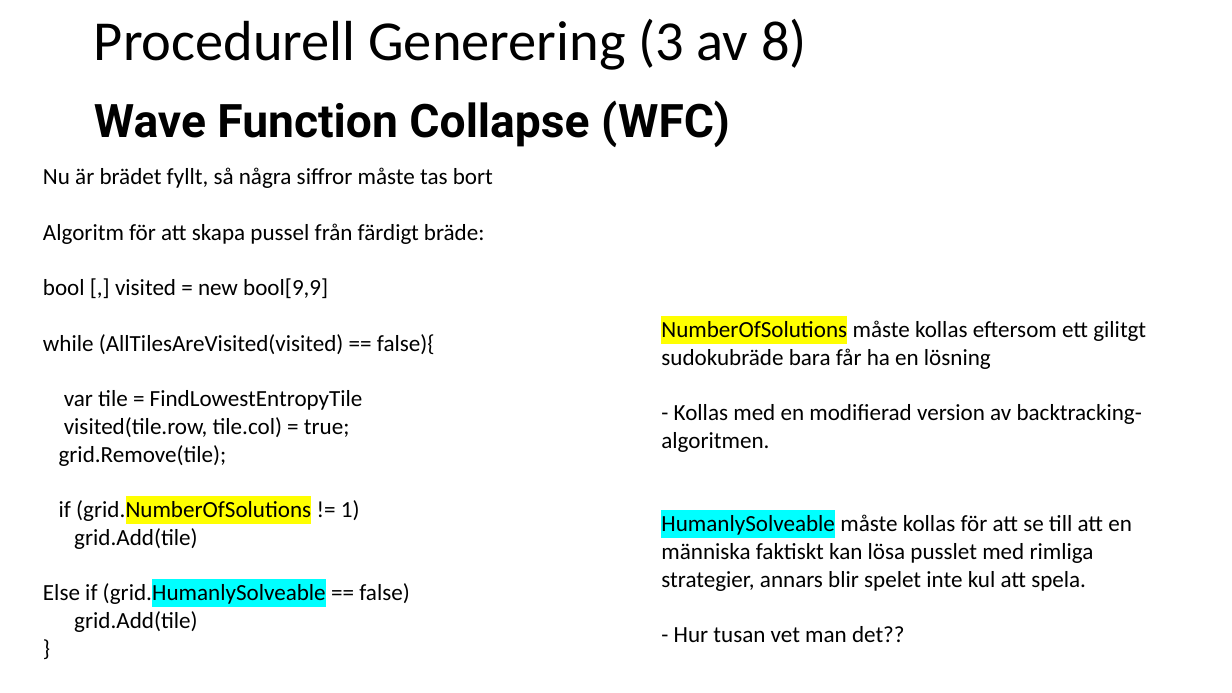
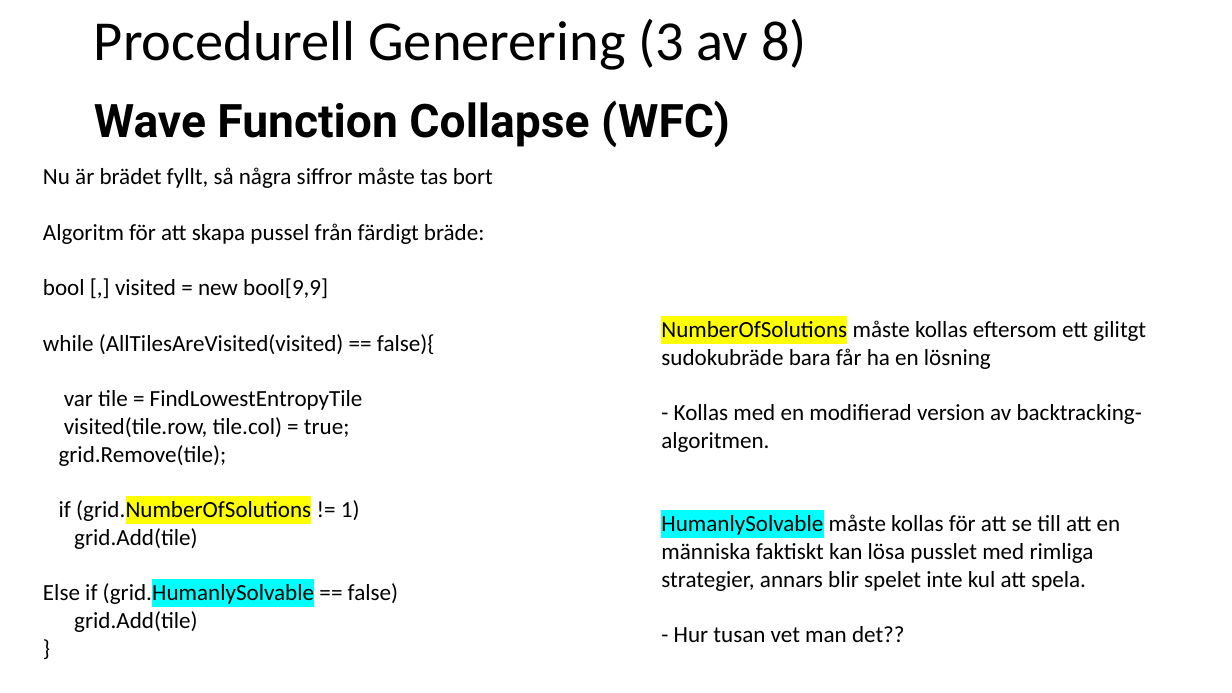
Before and after one commit to pythonpalle/sudoku, a slide deck: slide 6 of Procedurell_Generering_Prototyp.pptx. Drawn at 1232x693 pixels with LibreOffice and Linux fonts; fonts in the diff are those of the drawing. Boxes give left, top, right and bottom in pixels: in the first picture for what was removed or moved away, otherwise in the second. Text is boxed around its words. In the diff, an @@ line names an element or a change of style, - is before the commit and + after.

```diff
--- a/Procedurell_Generering_Prototyp.pptx
+++ b/Procedurell_Generering_Prototyp.pptx
@@ text at [661, 514, 1121, 591]: text changed @@
-HumanlySolveable måste kollas för att se till att en människa faktiskt kan lösa pusslet med rimliga strategier, annars blir spelet inte kul att spela.
+HumanlySolvable måste kollas för att se till att en människa faktiskt kan lösa pusslet med rimliga strategier, annars blir spelet inte kul att spela.
@@ text at [43, 581, 398, 607]: text changed @@
-Else if (grid.HumanlySolveable == false)
+Else if (grid.HumanlySolvable == false)
```
Also in this commit, not shown: 7 other slides changed, 2 other files.
